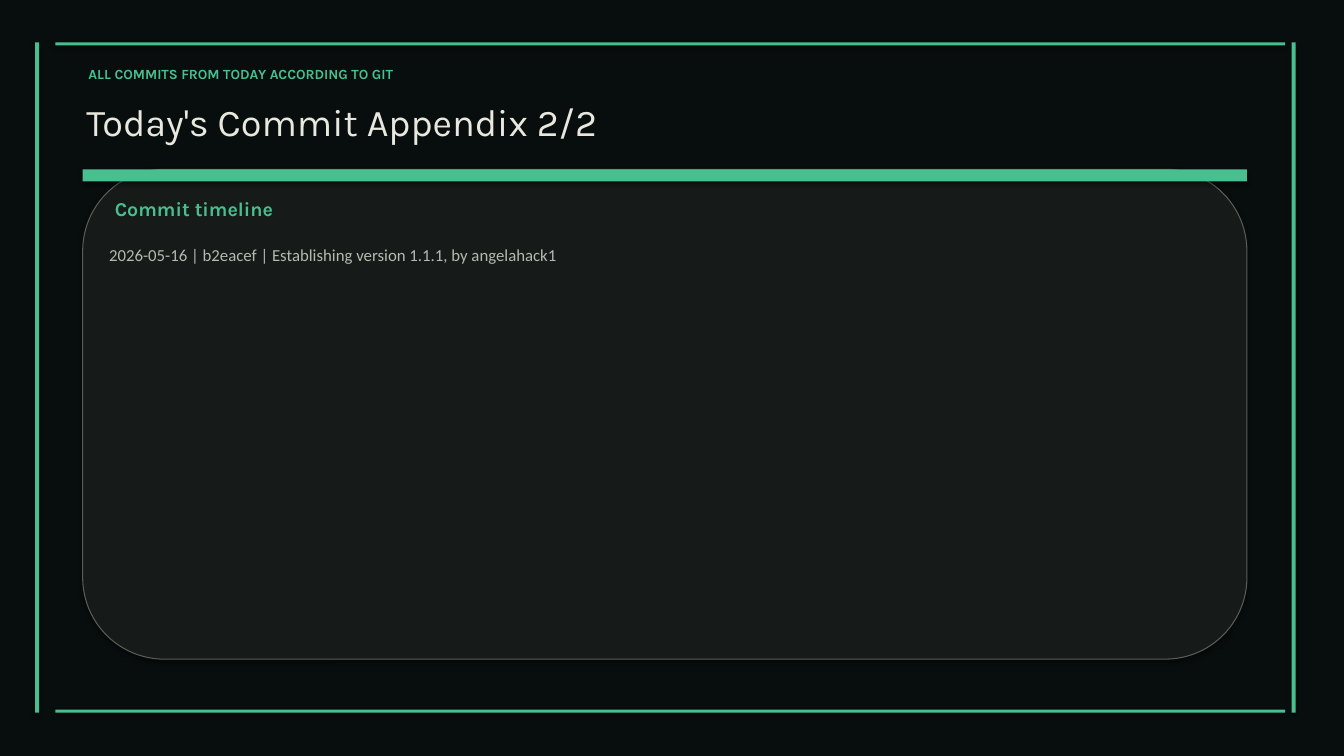
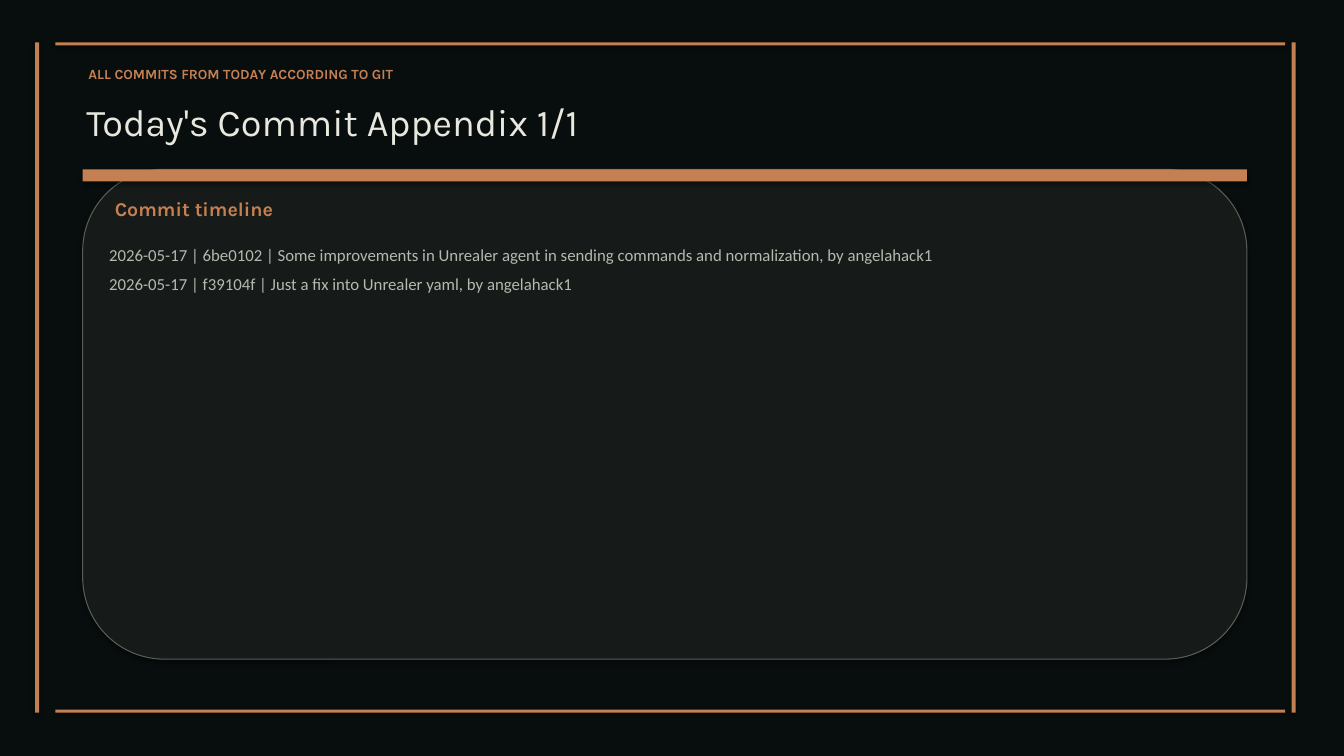
Before and after one commit to XAIHT/Tlamatini, a slide deck: slide 31 of Tlamatini_eXtended_Artificial_Intelligence_Humanly_Tempered.pptx (slide 32 before the commit). Drawn at 1344x756 pixels with LibreOffice and Linux fonts; fonts in the diff are those of the drawing. Boxes give left, top, right and bottom in pixels: in the first picture for what was removed or moved away, otherwise in the second. Text is boxed around its words. In the diff, an @@ line names an element or a change of style, - is before the commit and + after.

```diff
--- a/Tlamatini_eXtended_Artificial_Intelligence_Humanly_Tempered.pptx
+++ b/Tlamatini_eXtended_Artificial_Intelligence_Humanly_Tempered.pptx
@@ text "ALL COMMITS FROM TODAY ACCORDING ..." at (x1=88, y1=69, x2=393, y2=79): text colour #48BF8F to #C48052 @@
@@ text at (x1=86, y1=108, x2=578, y2=146): text changed @@
-Today's Commit Appendix 2/2
+Today's Commit Appendix 1/1
@@ fill #48BF8F to #C48052 in 5 elements at (x1=35, y1=42, x2=39, y2=713), (x1=1292, y1=42, x2=1296, y2=713), (x1=55, y1=42, x2=1286, y2=45), (x1=55, y1=710, x2=1286, y2=713), (x1=83, y1=169, x2=1247, y2=181) @@
@@ text "Commit timeline" at (x1=115, y1=202, x2=273, y2=216): text colour #48BF8F to #C48052 @@
@@ text at (x1=109, y1=249, x2=933, y2=293): text changed @@
-2026-05-16 | b2eacef | Establishing version 1.1.1, by angelahack1
+2026-05-17 | 6be0102 | Some improvements in Unrealer agent in sending commands and normalization, by angelahack1
+2026-05-17 | f39104f | Just a fix into Unrealer yaml, by angelahack1
```
Also in this commit, not shown: 5 other slides changed, 1 slide removed, 23 other files.
